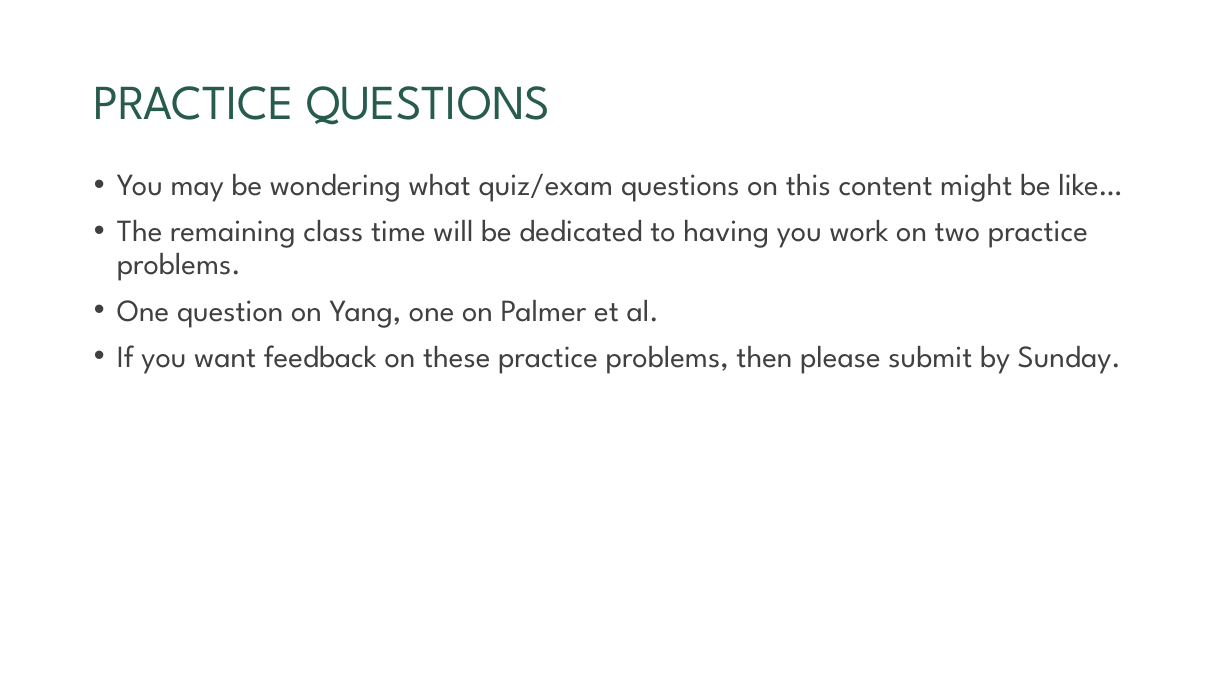
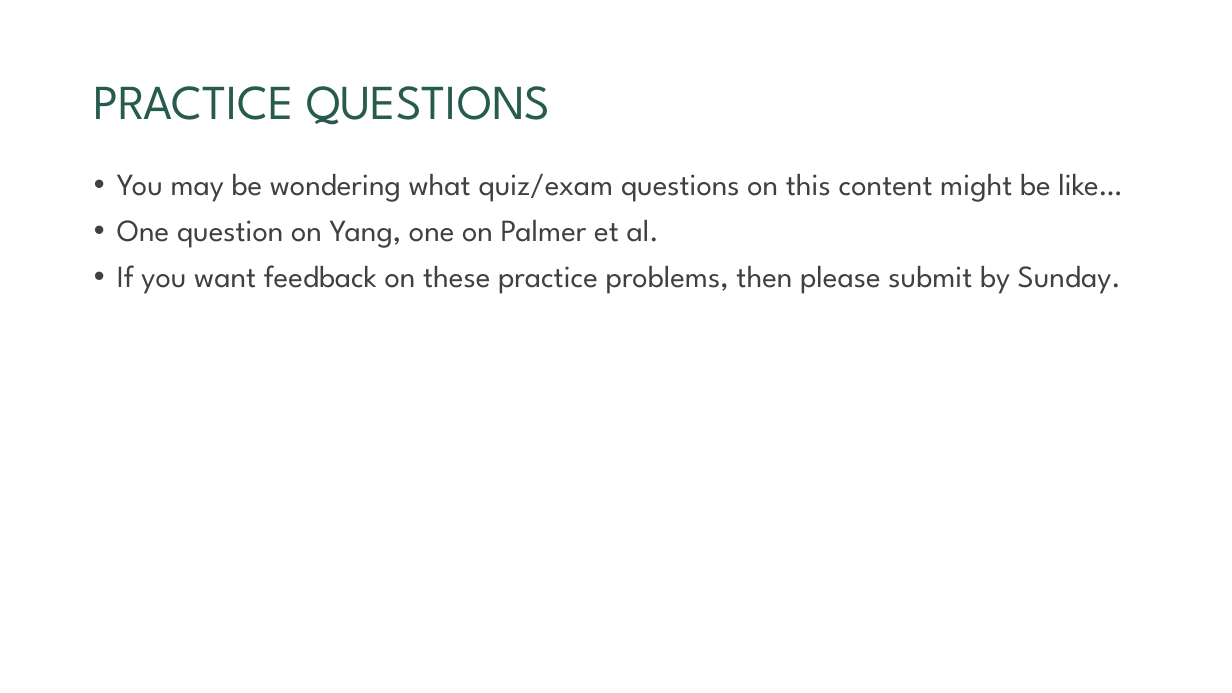
Before and after one commit to hhadah/urban-econ, a slide deck: slide 23 of slides/ppslides/08-EffectsofEconomicCircumstancesonCrime.pptx. Drawn at 1232x693 pixels with LibreOffice and Linux fonts; fonts in the diff are those of the drawing; background and template pictures are left out. Boxes give left, top, right and bottom in pixels: in the first picture for what was removed or moved away, otherwise in the second. Text is boxed around its words. In the diff, an @@ line names an element or a change of style, - is before the commit and + after.

Commit message:
finish slides

```diff
--- a/slides/ppslides/08-EffectsofEconomicCircumstancesonCrime.pptx
+++ b/slides/ppslides/08-EffectsofEconomicCircumstancesonCrime.pptx
@@ text at [117, 220, 1088, 281]: paragraph removed @@
-• The remaining class time will be dedicated to having you work on two practice problems.
```
Also in this commit, not shown: 1 slide removed, 14 other files.
